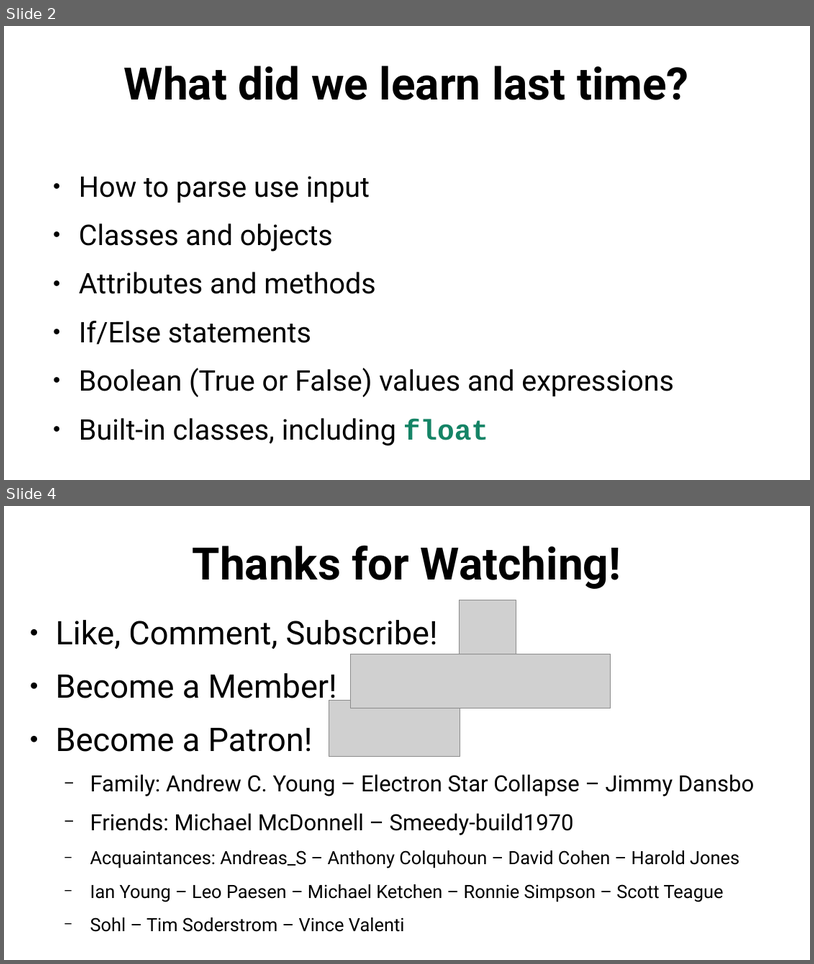
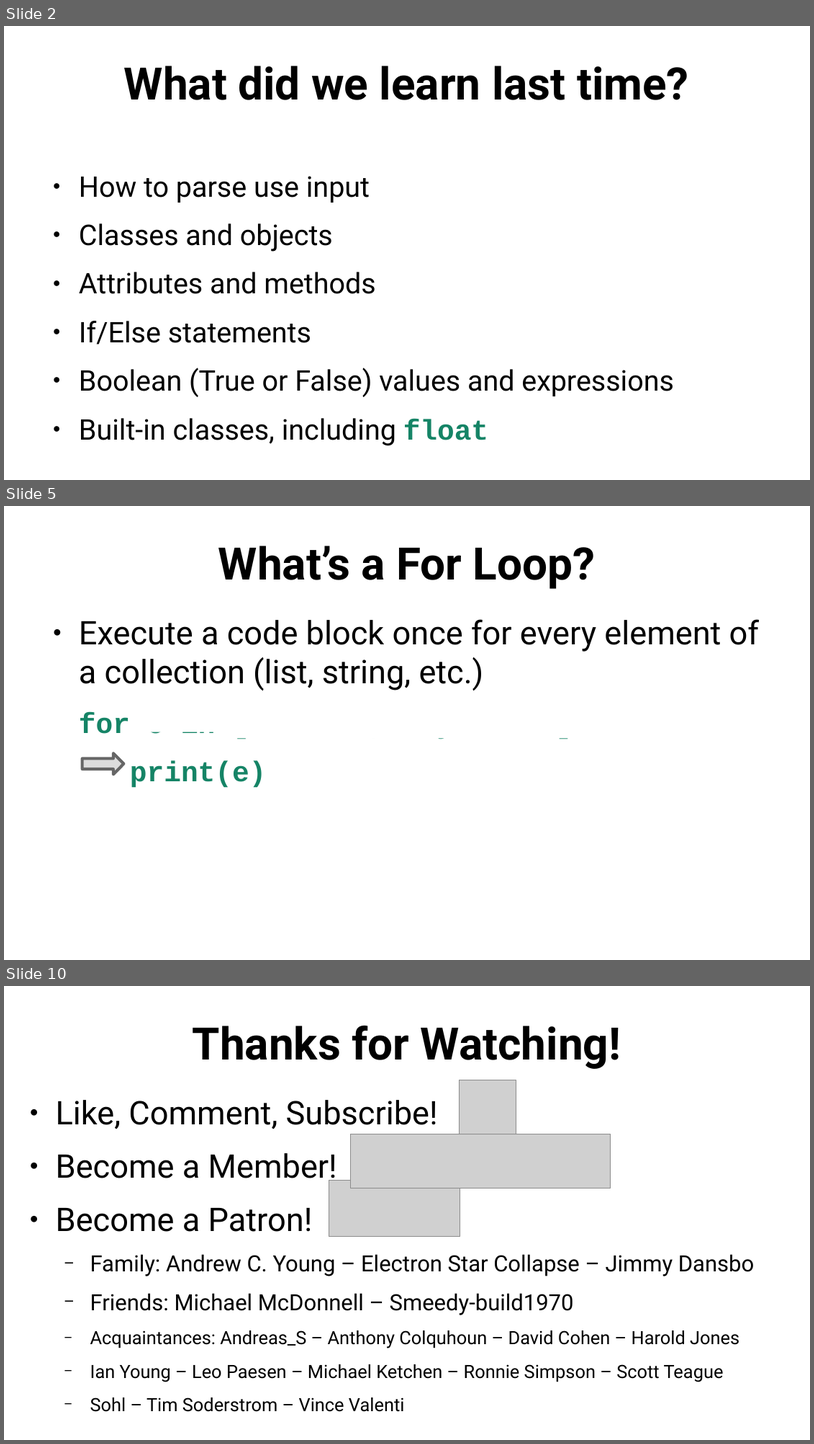
Before and after one commit to SlithyMatt/python-tutorial, a slide deck: lesson3/python101_lesson3_slides.odp. Shown one above the other, each under a label of ours: slides 2 and 4 before the commit, slides 2, 5 and 10 after it; the slides between them are not shown. The pictures are 814x964 and 814x1444 pixels, drawn with LibreOffice and Linux fonts; fonts in the diff are those of the drawing; grey boxes stand for pictures. Boxes give left, top, right and bottom in pixels: in the first picture for what was removed or moved away, otherwise in the second. Text is boxed around its words. In the diff, an @@ line names an element or a change of style, - is before the commit and + after.

```diff
--- a/lesson3/python101_lesson3_slides.odp
+++ b/lesson3/python101_lesson3_slides.odp
@@ slide 5 added at <box>4,506,810,960</box>, background #FFFFFF @@
@@ title added at <box>219,546,596,589</box>, 44 pt, text #000000, bold @@
+What’s a For Loop?
@@ text added at <box>79,619,759,788</box>, 32 pt, text #000000 @@
+● Execute a code block once for every element of a collection (list, string, etc.)
+for e in ["Hello", "Python!"]:
+print(e)
@@ rectangle added at <box>144,699,171,732</box>, fill #FFFFFF @@
@@ rectangle added at <box>180,697,219,731</box>, fill #FFFFFF @@
@@ rectangle added at <box>233,700,574,738</box>, fill #FFFFFF @@
@@ rectangle added at <box>579,703,594,734</box>, fill #FFFFFF @@
@@ right arrow added at <box>82,754,124,775</box>, fill #DDDDDD, outline #666666 2.89 pt @@
@@ what was slide 4 is now slide 10 @@
```
Also in this commit, not shown: 1 slide changed, 5 other slides added.
